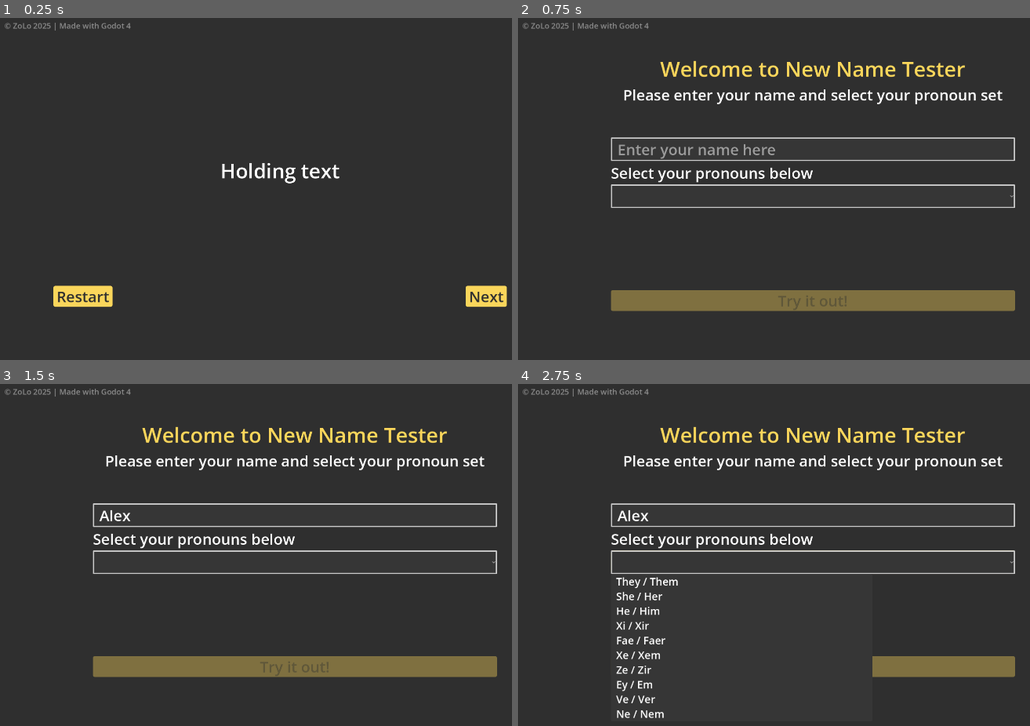
Above: before the commit, frames 1-4 (two rows, left to right).
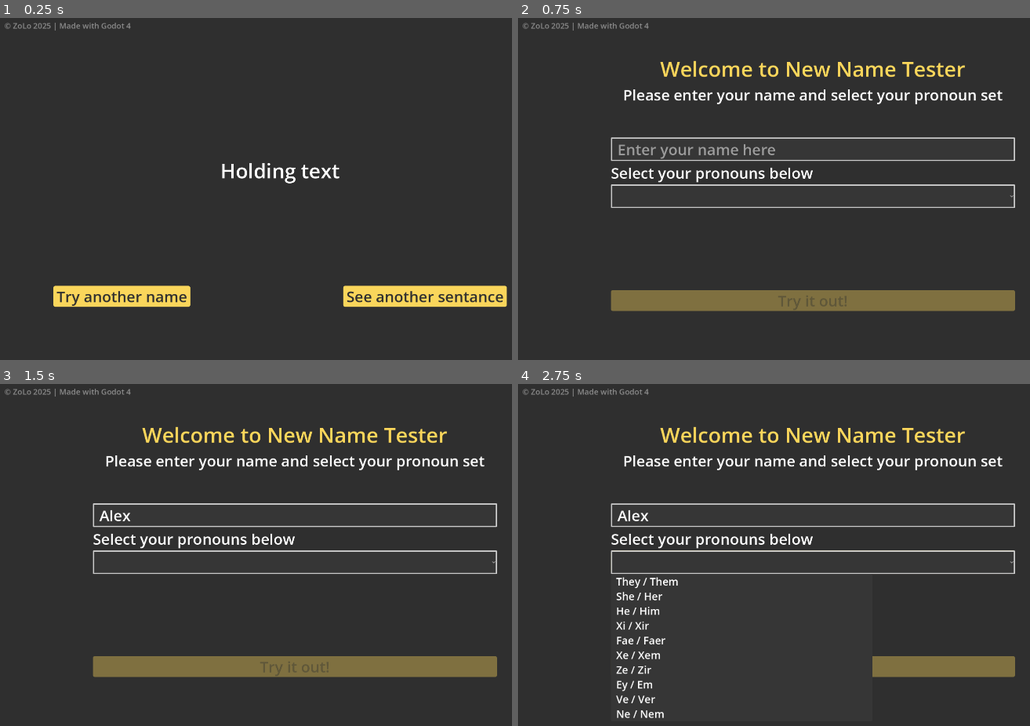
Above: after the commit, the same moments.

Repository: ZoeLocke/new-name-tester
Game: Godot game, scene res://tester.tscn
Same seed, same stepped clock (60 frames per second), same inputs: the game is played once before the commit and once after it. This scene is started directly instead of the project's main scene.
Inputs (mouse positions are in pixels of both pictures, inside the frame that each line leads up to):
- Up to frame 1 (0.25 s): no input
- Up to frame 2 (0.75 s): click "Restart" (after the commit: "Try another name") at 0.5 s
- Up to frame 3 (1.5 s): click (296, 513) at 1.27 s; type "Alex" at 1.35 s
- Up to frame 4 (2.75 s): click (814, 561) at 2 s

The runs differ from the first frame. In frame 1, 2.6% of the frame differs, in the area x 11-99%, y 78-85%; in frame 2, less than 0.1%; in frame 3, less than 0.1%; in frame 4, less than 0.1%.
Error in both runs: Invalid access to property or key of type 'String' on a base object of type 'Dictionary'. (res://tester.gd:4)

Commit message:
changed text on tester scene buttons to be clearer

Diff:
--- a/tester.tscn
+++ b/tester.tscn
@@ -45,7 +45,7 @@
 tooltip_text = "Go back to the start screen to try a new name and/or pronoun set."
 theme = ExtResource("2_cdomt")
 theme_override_font_sizes/font_size = 46
-text = "Restart"
+text = "Try another name"
 
 [node name="Next" type="Button" parent="VBoxContainer/HBoxContainer"]
 layout_mode = 2
@@ -53,7 +53,7 @@
 tooltip_text = "See your name and pronoun set in a different sentance."
 theme = ExtResource("2_cdomt")
 theme_override_font_sizes/font_size = 46
-text = "Next"
+text = "See another sentance"
 
 [node name="Label" type="Label" parent="."]
 layout_mode = 0
Not shown, changed: export/index.png.import
Not shown, changed: export/index.html
Not shown, changed: export/index.pck
Not shown, changed: export/new-name-tester.zip
